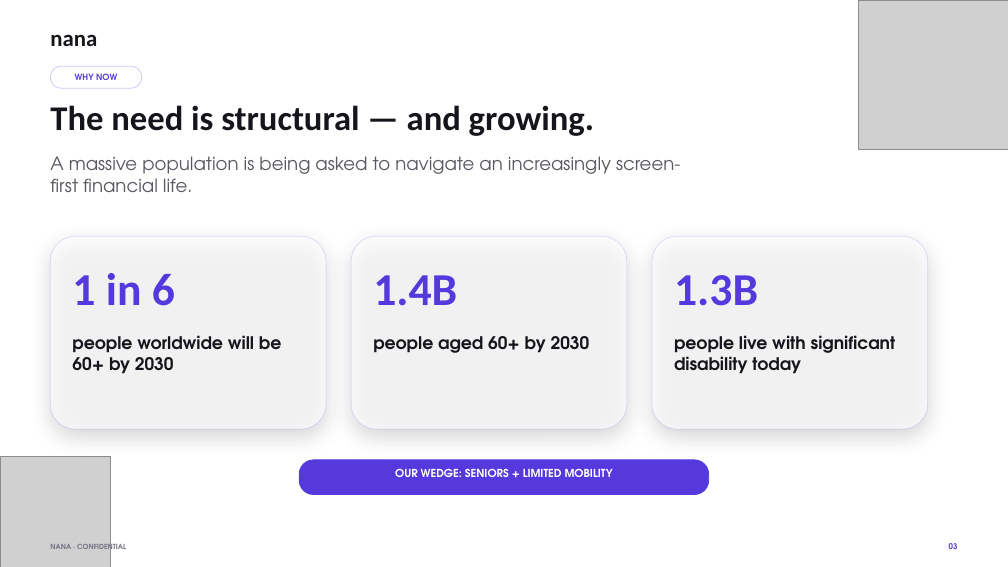
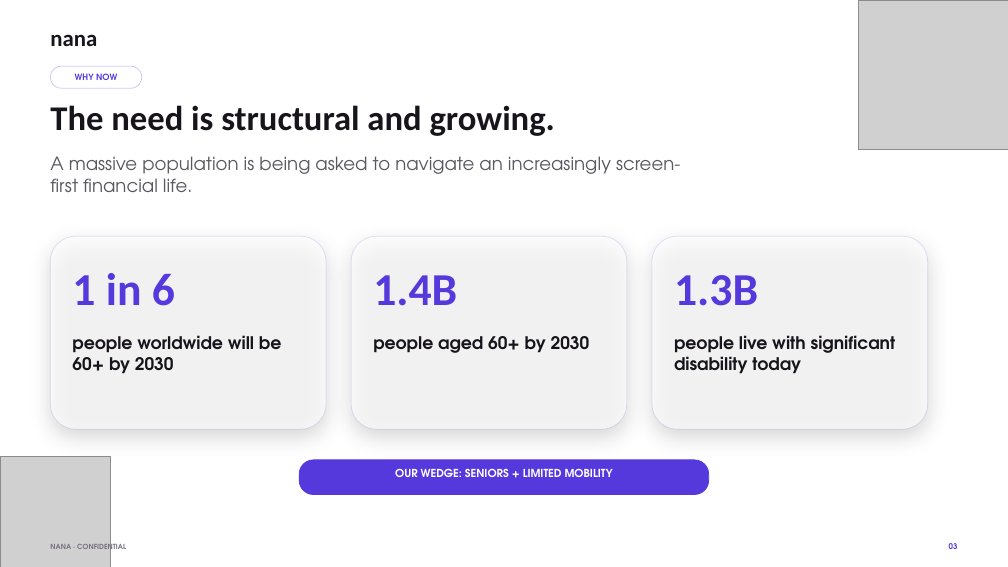
Before and after one commit to theboyplunger0x/nana-pitch-kit, a slide deck: slide 3 of deck/current/Nana-Pitch-Deck-v3.pptx. Drawn at 1008x567 pixels with LibreOffice and Linux fonts; fonts in the diff are those of the drawing; grey boxes stand for pictures; background and template pictures are left out. Boxes give left, top, right and bottom in pixels: in the first picture for what was removed or moved away, otherwise in the second. Text is boxed around its words. In the diff, an @@ line names an element or a change of style, - is before the commit and + after.

```diff
--- a/deck/current/Nana-Pitch-Deck-v3.pptx
+++ b/deck/current/Nana-Pitch-Deck-v3.pptx
@@ text at <box>50,105,555,136</box>: text changed @@
-The need is structural — and growing.
+The need is structural and growing.
```
Also in this commit, not shown: 7 other slides changed, 36 other files.
